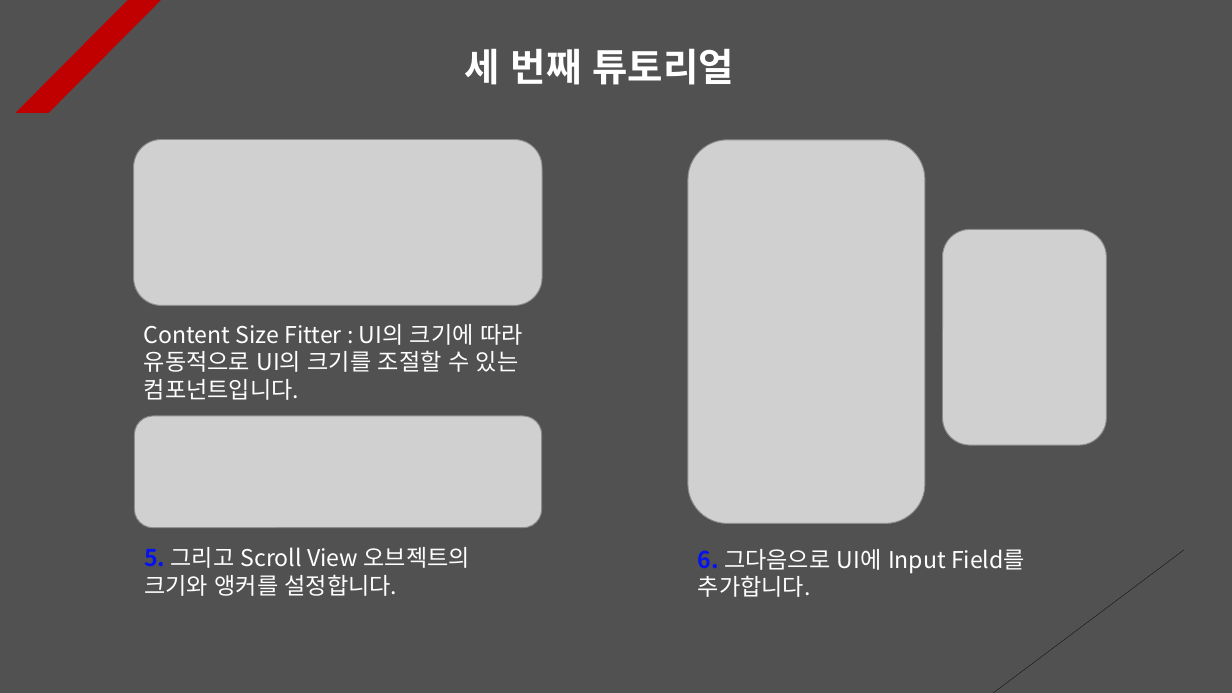
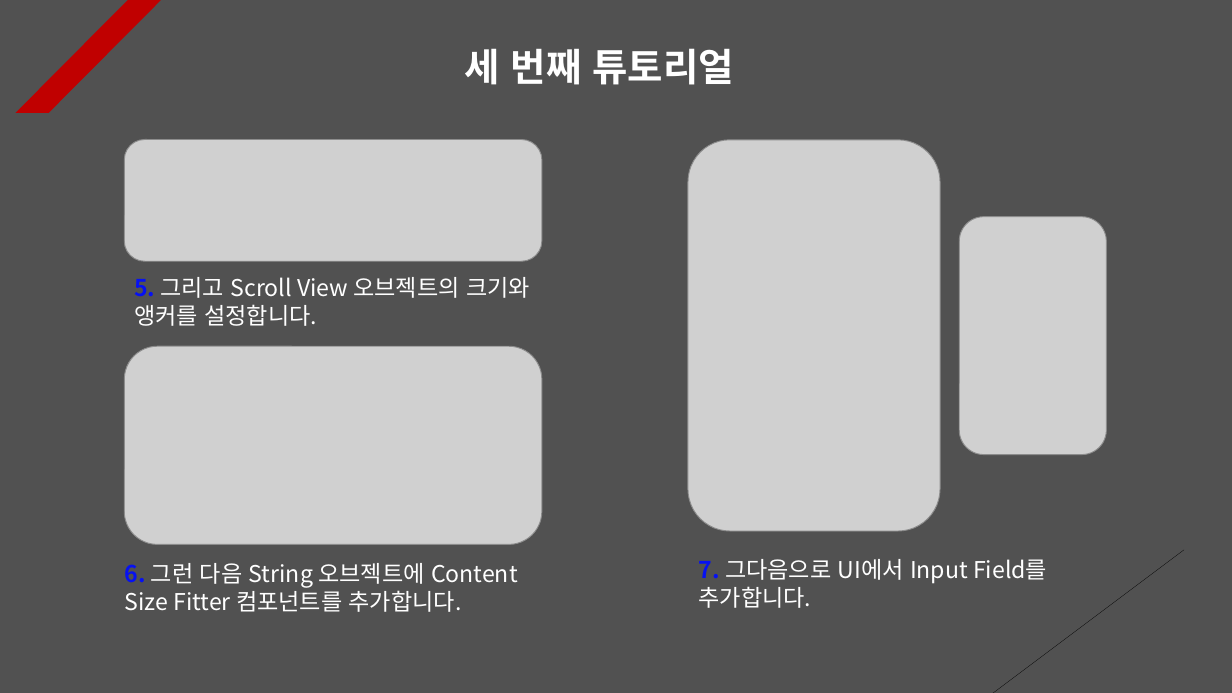
Before and after one commit to Unity2033/3D-UnityEngine, a slide deck: slide 4 of Assets/Class/Photon Server/PPT Data/Photon RPC.pptx. Drawn at 1232x693 pixels with LibreOffice and Linux fonts; fonts in the diff are those of the drawing; grey boxes stand for pictures. Boxes give left, top, right and bottom in pixels: in the first picture for what was removed or moved away, otherwise in the second. Text is boxed around its words. In the diff, an @@ line names an element or a change of style, - is before the commit and + after.

```diff
--- a/Assets/Class/Photon Server/PPT Data/Photon RPC.pptx
+++ b/Assets/Class/Photon Server/PPT Data/Photon RPC.pptx
@@ picture resized from (x1=134, y1=416, x2=542, y2=528) to (x1=125, y1=140, x2=543, y2=262) @@
@@ picture removed at (x1=134, y1=140, x2=543, y2=306) @@
@@ picture resized from (x1=689, y1=140, x2=925, y2=523) to (x1=689, y1=140, x2=941, y2=531) @@
@@ picture resized from (x1=943, y1=229, x2=1106, y2=445) to (x1=959, y1=217, x2=1106, y2=455) @@
@@ text "5. 그리고 Scroll View 오브젝트의 ..." rewrapped from (x1=144, y1=547, x2=470, y2=596) to (x1=134, y1=277, x2=530, y2=326) @@
@@ text removed at (x1=144, y1=324, x2=523, y2=400) @@
-Content Size Fitter : UI의 크기에 따라 유동적으로 UI의 크기를 조절할 수 있는 컴포넌트입니다.
@@ picture added at (x1=125, y1=347, x2=543, y2=544) @@
@@ text added at (x1=125, y1=563, x2=518, y2=612), 18 pt, text #FFFFFF @@
+6. 그런 다음 String 오브젝트에 Content Size Fitter 컴포넌트를 추가합니다.
@@ text at (x1=699, y1=559, x2=1047, y2=608): text changed @@
-6. 그다음으로 UI에 Input Field를 추가합니다.
+7. 그다음으로 UI에서 Input Field를 추가합니다.
```
Also in this commit, not shown: 7 other slides changed, 7 slides added, 8 other files.
